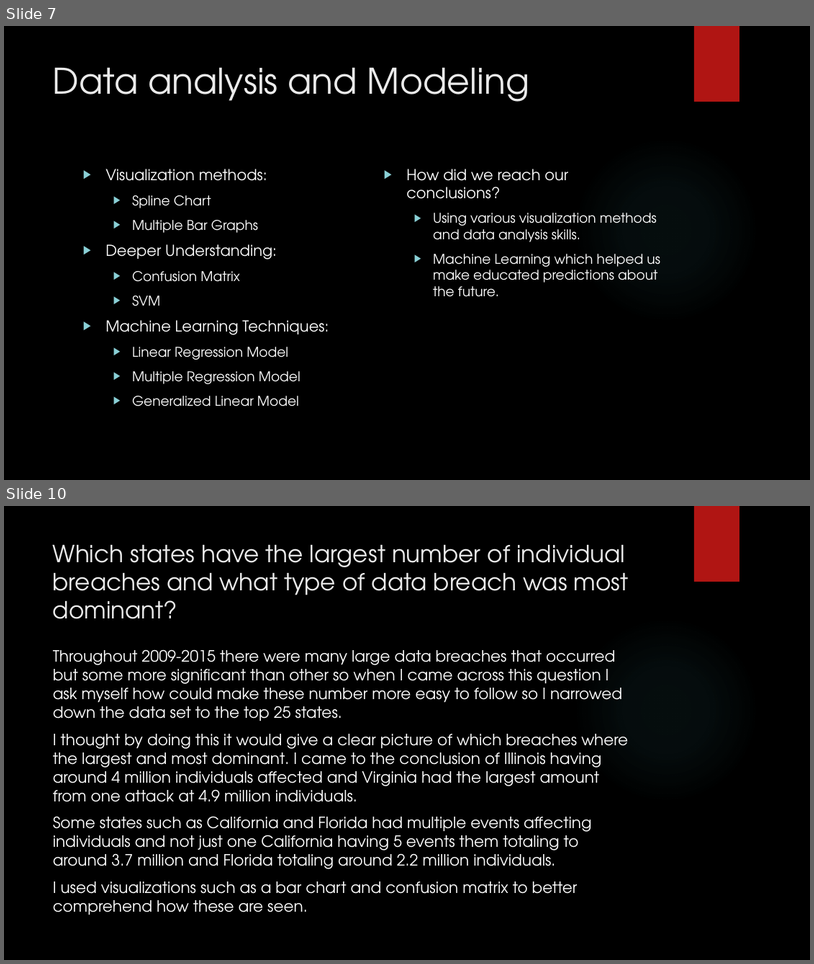
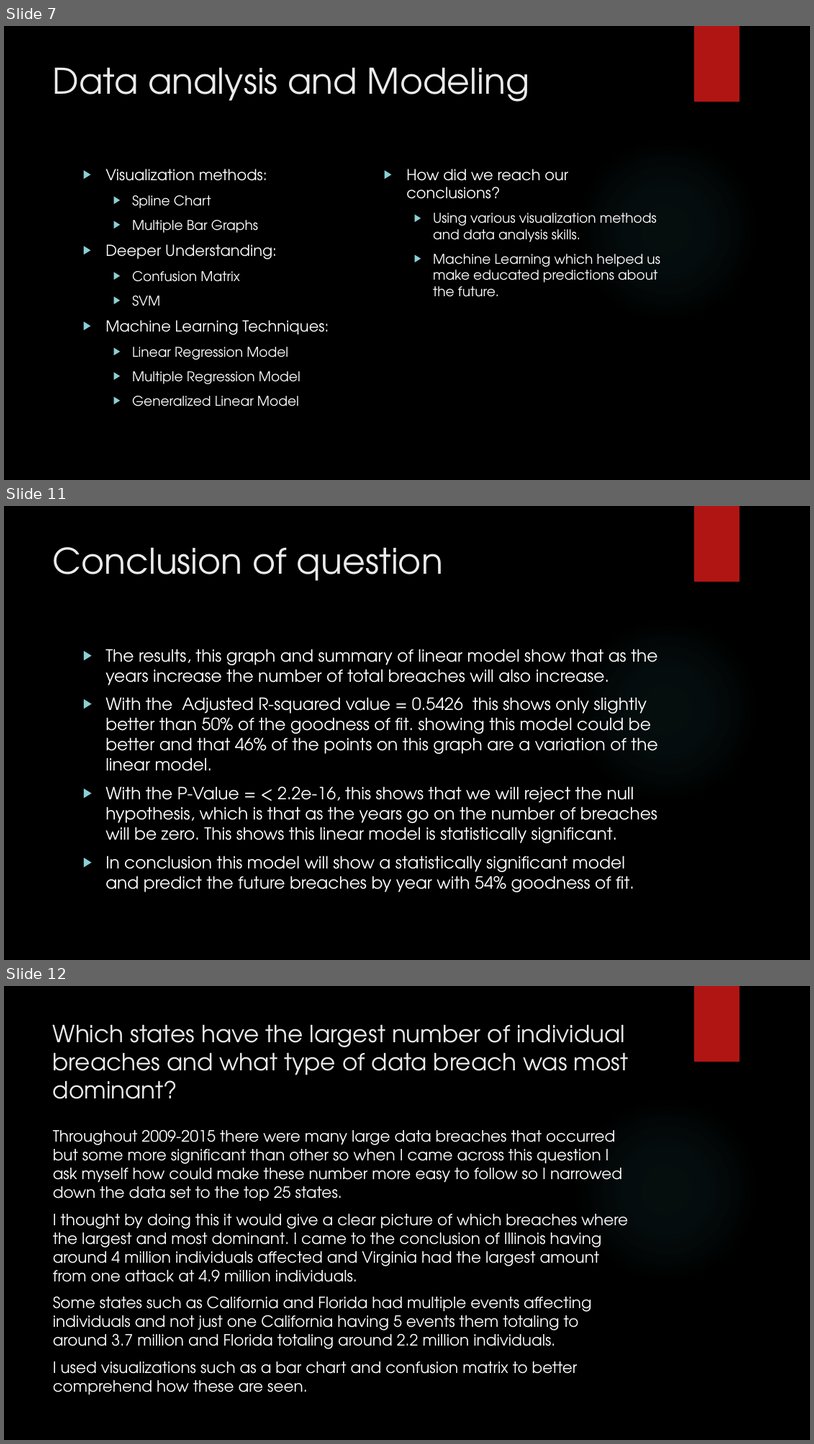
Before and after one commit to bigjohn80000/CIS435-Project, a slide deck: Final presentation_CIS435.pptx. Shown one above the other, each under a label of ours: slides 7 and 10 before the commit, slides 7, 11 and 12 after it; the slides between them are not shown. The pictures are 814x964 and 814x1444 pixels, drawn with LibreOffice and Linux fonts; fonts in the diff are those of the drawing; background and template pictures are left out. Boxes give left, top, right and bottom in pixels: in the first picture for what was removed or moved away, otherwise in the second. Text is boxed around its words. In the diff, an @@ line names an element or a change of style, - is before the commit and + after.

```diff
--- a/Final presentation_CIS435.pptx
+++ b/Final presentation_CIS435.pptx
@@ slide 11 added at (4,506,810,960), background picture (left out); not listed: 2 template elements that a slide beside it also shows @@
@@ title added at (53,547,443,581), 42 pt, text #EBEBEB @@
+Conclusion of question
@@ text added at (106,649,658,892), 20 pt, text #FFFFFF @@
+▶ The results, this graph and summary of linear model show that as the years increase the number of total breaches will also increase.
+▶ With the Adjusted R-squared value = 0.5426 this shows only slightly better than 50% of the goodness of fit. showing this model could be better and that 46% of the points on this graph are a variation of the linear model.
+▶ With the P-Value = < 2.2e-16, this shows that we will reject the null hypothesis, which is that as the years go on the number of breaches will be zero. This shows this linear model is statistically significant.
+▶ In conclusion this model will show a statistically significant model and predict the future breaches by year with 54% goodness of fit.
@@ what was slide 10 is now slide 12 @@
```
Also in this commit, not shown: 4 slides changed, 6 other slides added.
